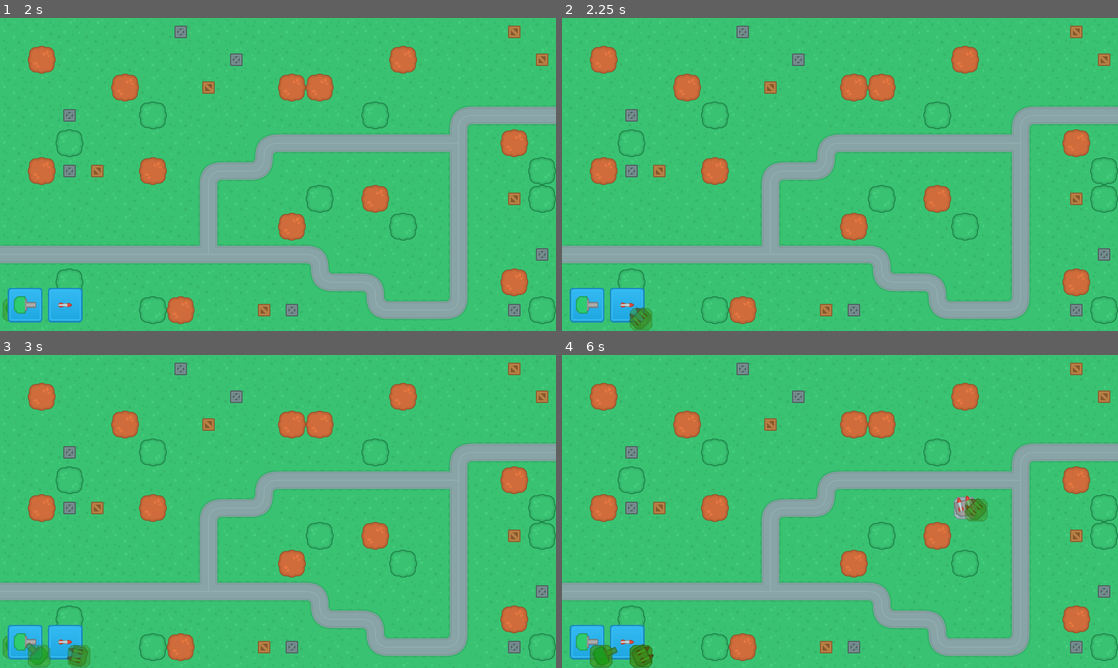
Above: before the commit, frames 1-4 (two rows, left to right).
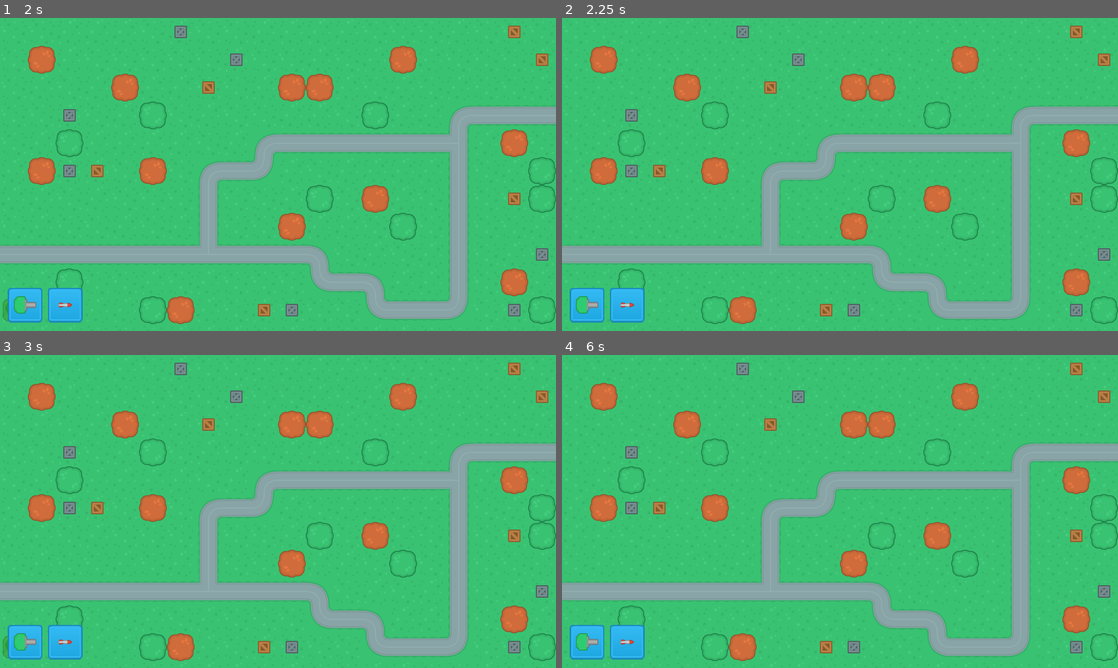
Above: after the commit, the same moments.

Repository: TenshinAkuma/Netfender
Game: Godot game, scene res://SceneHandler.tscn
Two runs of this game, one before a commit and one after it. Both use one fixed random seed, a clock stepped at 60 frames per second and the inputs below.
Inputs (mouse positions are in pixels of both pictures, inside the frame that each line leads up to):
- Up to frame 1 (2 s): click "New Game" at 0.5 s; click (27, 305) at 1.25 s
- Up to frame 2 (2.25 s): click (628, 305) at 2 s
- Up to frame 3 (3 s): click (27, 642) at 2.75 s
- Up to frame 4 (6 s): click (628, 642) at 3.5 s; click (589, 642) at 4.25 s; click (628, 642) at 5 s; tap Enter (ui_accept) at 5.75, 5.85 s; move the mouse to (962, 495) at 5.77 s

Frame 1 is identical in both runs. In frame 2, 0.3% of the frame differs, in the area x 12-17%, y 92-100%; in frame 3, 0.6%; in frame 4, 1.0%, in the area x 5-77%, y 44-100%.

Commit message:
implement build tower switching

Diff:
--- a/Scenes/MainScenes/GameScene.gd
+++ b/Scenes/MainScenes/GameScene.gd
@@ -38,6 +38,8 @@
 ## It takes a string argument representing the type of tower (Gun or Missile) to be built.
 func initiate_build_mode(tower_type):
 
+	if build_mode:
+		cancel_build_mode()
 	## Construct the full tower type name by appending "T1" to the provided `tower_type`.
 	build_type = tower_type + "T1"
 
@@ -65,7 +67,7 @@
 func cancel_build_mode():
 	build_mode = false
 	build_valid = false
-	get_node("UI/TowerPreview").queue_free()
+	get_node("UI/TowerPreview").free()
 
 func verify_and_build():
 	if build_valid:
